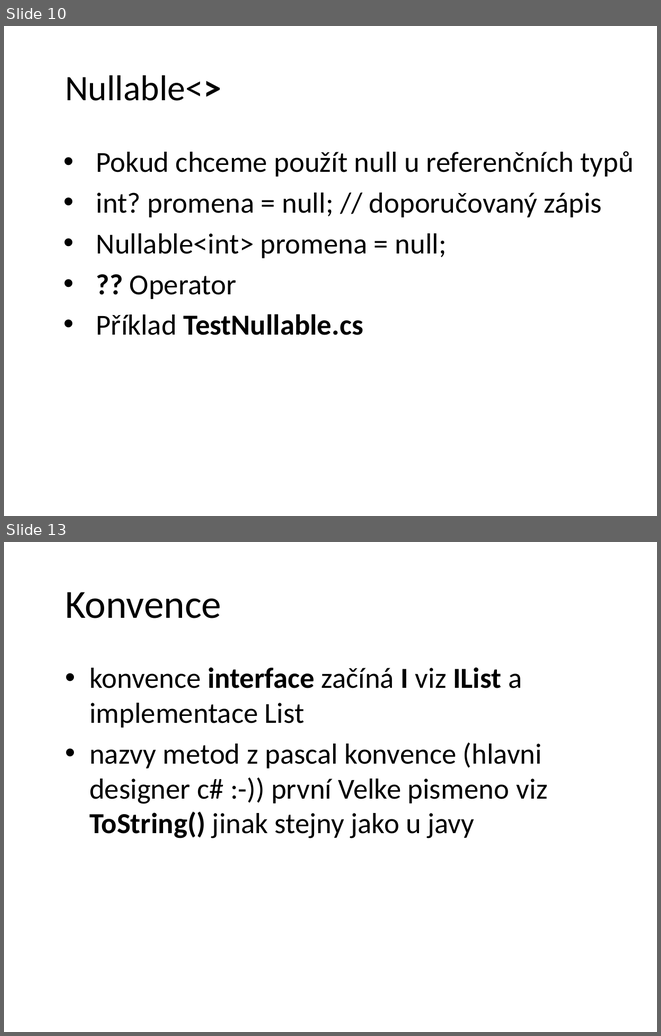
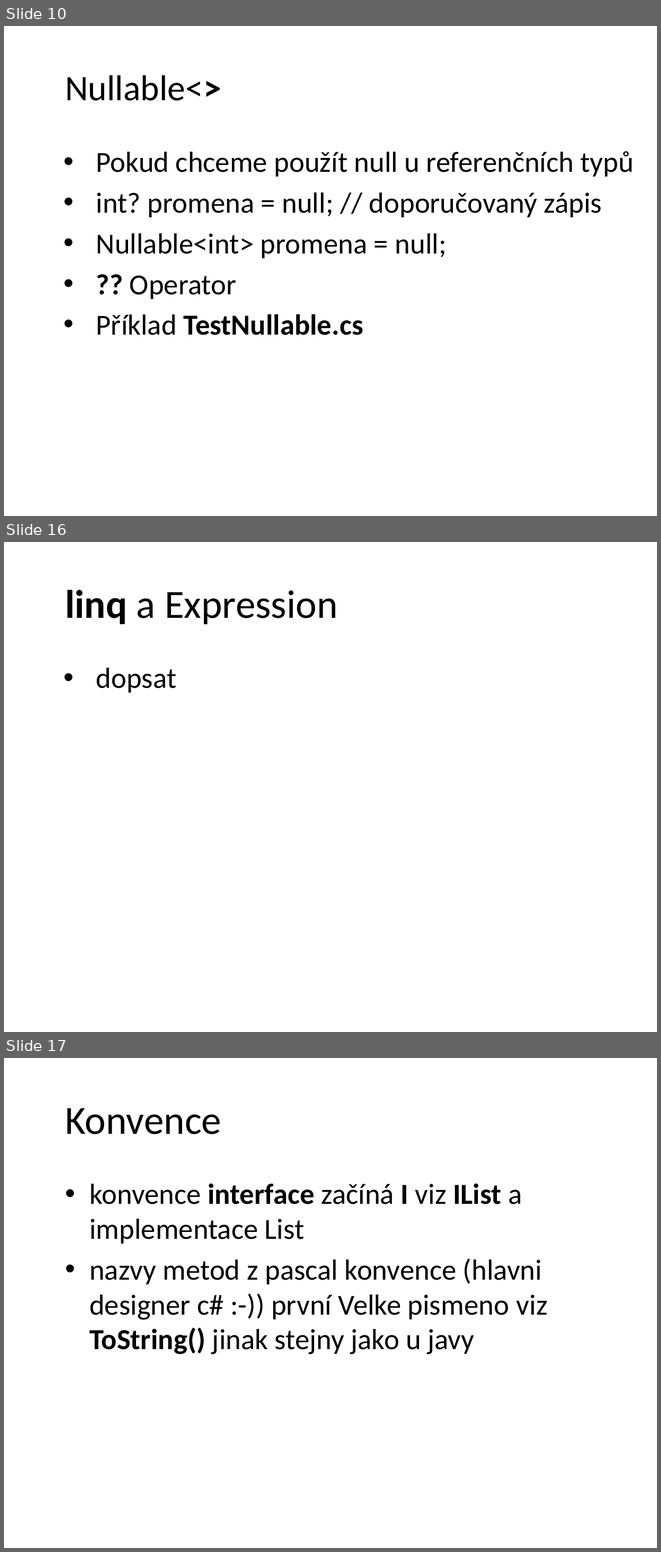
Before and after one commit to petrbalat/Skoleni-Csharp-NET, a slide deck: prezentace.pptx. Shown one above the other, each under a label of ours: slides 10 and 13 before the commit, slides 10, 16 and 17 after it; the slides between them are not shown. The pictures are 661x1036 and 661x1552 pixels, drawn with LibreOffice and Linux fonts; fonts in the diff are those of the drawing; background and template pictures are left out. Boxes give left, top, right and bottom in pixels: in the first picture for what was removed or moved away, otherwise in the second. Text is boxed around its words. In the diff, an @@ line names an element or a change of style, - is before the commit and + after.

```diff
--- a/prezentace.pptx
+++ b/prezentace.pptx
@@ slide 16 added at (4,542,657,1032), background picture (left out) @@
@@ title added at (65,590,338,624), 44 pt, text #000000 @@
+linq a Expression
@@ text added at (96,668,177,693), 32 pt, text #000000 @@
+• dopsat
@@ what was slide 13 is now slide 17 @@
```
Also in this commit, not shown: 7 slides changed, 3 other slides added, 2 other files.
